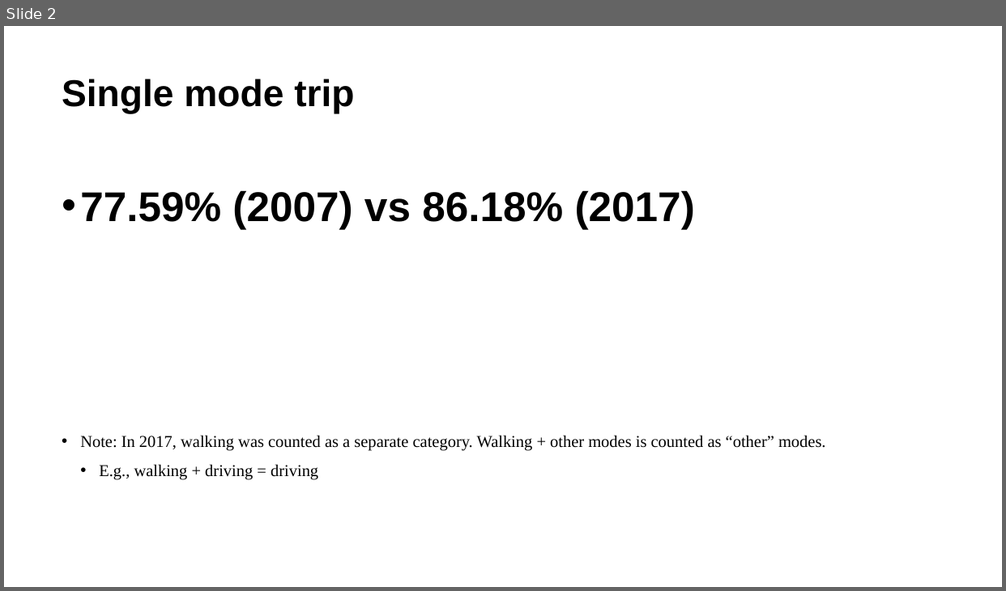
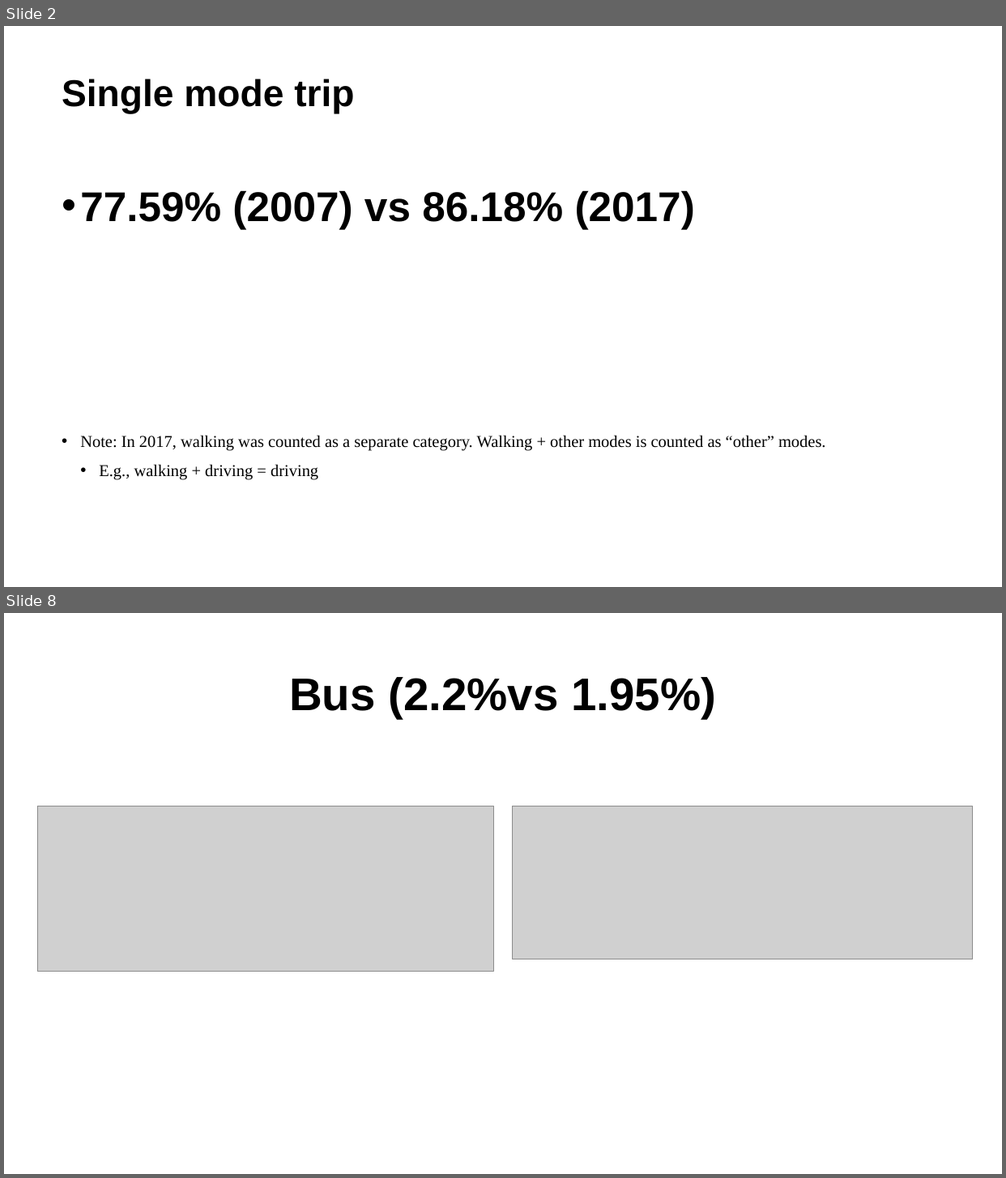
Before and after one commit to zyang91/Mexico-City-survey-comp, a slide deck: mexico city trip compa.pptx. Shown one above the other, each under a label of ours: slide 2 before the commit, slides 2 and 8 after it; the slides between them are not shown. The pictures are 1006x591 and 1006x1178 pixels, drawn with LibreOffice and Linux fonts; fonts in the diff are those of the drawing; grey boxes stand for pictures. Boxes give left, top, right and bottom in pixels: in the first picture for what was removed or moved away, otherwise in the second. Text is boxed around its words. In the diff, an @@ line names an element or a change of style, - is before the commit and + after.

```diff
--- a/mexico city trip compa.pptx
+++ b/mexico city trip compa.pptx
@@ slide 8 added at (x1=4, y1=613, x2=1002, y2=1174), background #FFFFFF @@
@@ title added at (x1=289, y1=677, x2=716, y2=719), 44 pt, text #000000, bold @@
+Bus (2.2%vs 1.95%)
@@ picture added at (x1=38, y1=806, x2=493, y2=972) @@
@@ picture added at (x1=513, y1=806, x2=973, y2=960) @@
```
Also in this commit, not shown: 3 slides changed, 3 other slides added, 12 other files.
